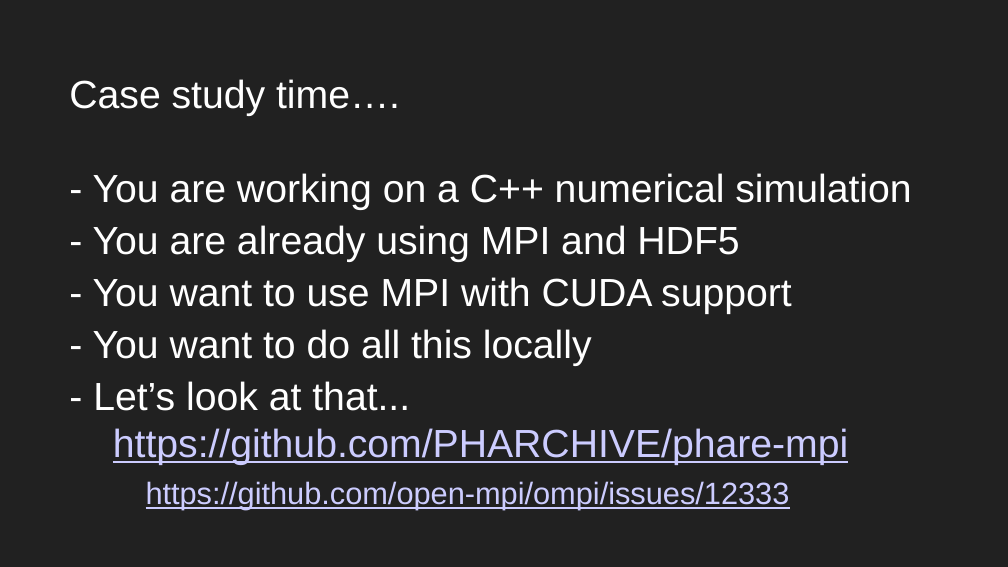
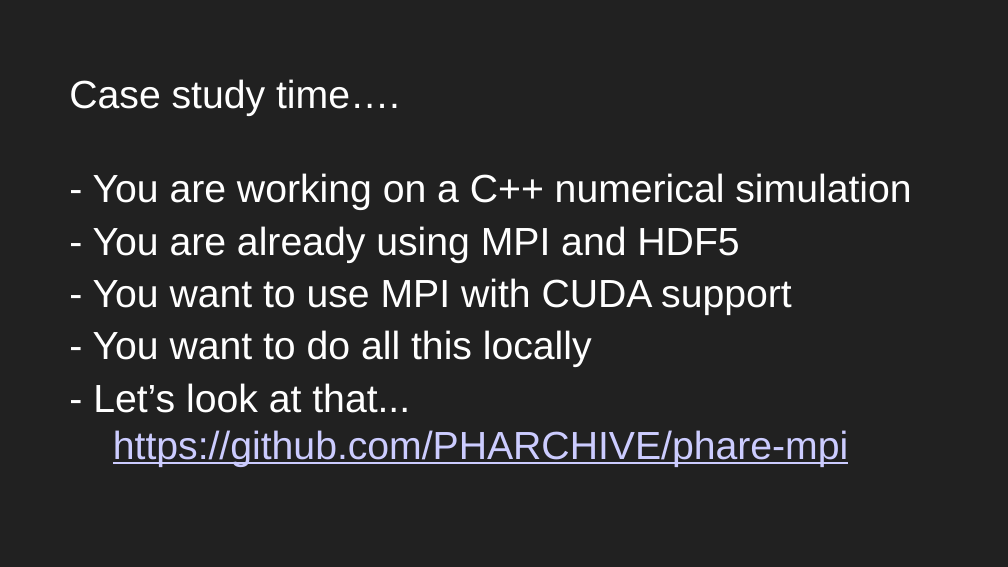
Before and after one commit to 0xz/cmake_survival, a slide deck: slide 12 of PHENICS_i2i_cmake_survival_2026.ppt. Drawn at 1008x567 pixels with LibreOffice and Linux fonts; fonts in the diff are those of the drawing. Boxes give left, top, right and bottom in pixels: in the first picture for what was removed or moved away, otherwise in the second. Text is boxed around its words. In the diff, an @@ line names an element or a change of style, - is before the commit and + after.

```diff
--- a/PHENICS_i2i_cmake_survival_2026.ppt
+++ b/PHENICS_i2i_cmake_survival_2026.ppt
@@ text at [93,383,848,467]: text changed @@
-- Let’s look at that...
-https://github.com/PHARCHIVE/phare-mpi
-https://github.com/open-mpi/ompi/issues/12333
+- Let’s look at that...
+https://github.com/PHARCHIVE/phare-mpi
```
Also in this commit, not shown: 5 other slides changed, 1 slide added, 21 other files.
